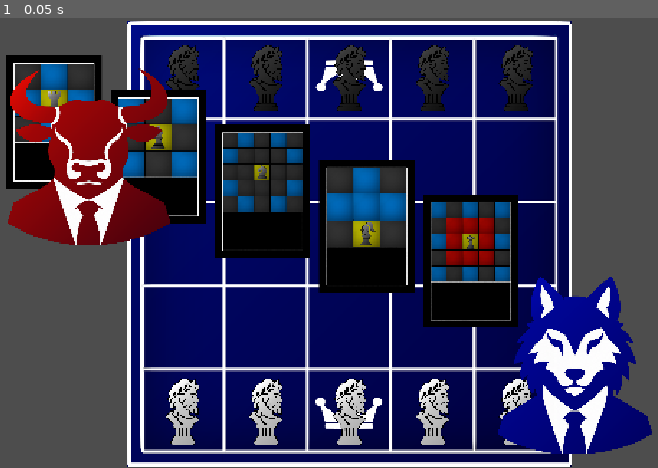
Above: before the commit, frame 1.
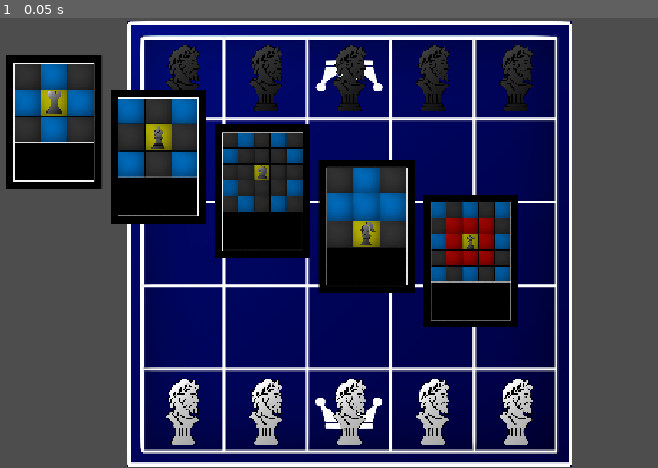
Above: after the commit, the same moment.

Repository: ryanh6/cardChess
Game: Godot game, scene res://scenes/main.tscn
Two runs of this game, one before a commit and one after it. Both use one fixed random seed, a clock stepped at 60 frames per second and the inputs below. The project has no main scene, so this scene is started directly.
Inputs:
- Up to frame 1 (0.05 s): no input

The runs differ from the first frame. In frame 1, 12% of the frame differs, in the area x 1-100%, y 11-97%.

Commit message:
Optimized player instantiate setup
Moved the player properties into a separate gd script
to improve clarity and reduce clutter

Diff:
--- a/scenes/gameBoard.gd
+++ b/scenes/gameBoard.gd
@@ -61,14 +61,10 @@
 		else:
 			card.texture = JUMPERCARD
 
-	var player1 = PLAYER.instantiate()
-	add_child(player1)
-	player1.scale = Vector2(0.4, 0.4)
-	player1.global_position = Vector2(200, 200)
-	player1.texture = OXPLAYERICON
-
-	var player2 = PLAYER.instantiate()
-	add_child(player2)
-	player2.scale = Vector2(0.4, 0.4)
-	player2.global_position = Vector2(900, 500)
-	player2.texture = WOLFPLAYERICON
+	#var player1 = PLAYER.instantiate()
+	#add_child(player1)
+	#player1.playerProperties(Vector2(200, 200), 0.4, OXPLAYERICON)
+	#
+	#var player2 = PLAYER.instantiate()
+	#add_child(player2)
+	#player2.playerProperties(Vector2(900, 500), 0.4, WOLFPLAYERICON)
--- /dev/null
+++ b/scenes/player.gd
@@ -0,0 +1,6 @@
+extends Sprite2D
+
+func playerProperties(newPosition: Vector2, newScale: float, newTexture: Texture2D) -> void:
+	global_position = newPosition
+	scale = Vector2(newScale, newScale)
+	texture = newTexture
--- a/scenes/player.tscn
+++ b/scenes/player.tscn
@@ -1,3 +1,6 @@
 [gd_scene format=3 uid="uid://dvdml8kovmm3e"]
 
+[ext_resource type="Script" uid="uid://cjchgfg7hsy6j" path="res://scenes/player.gd" id="1_3vyb7"]
+
 [node name="Sprite2D" type="Sprite2D" unique_id=808091634]
+script = ExtResource("1_3vyb7")
